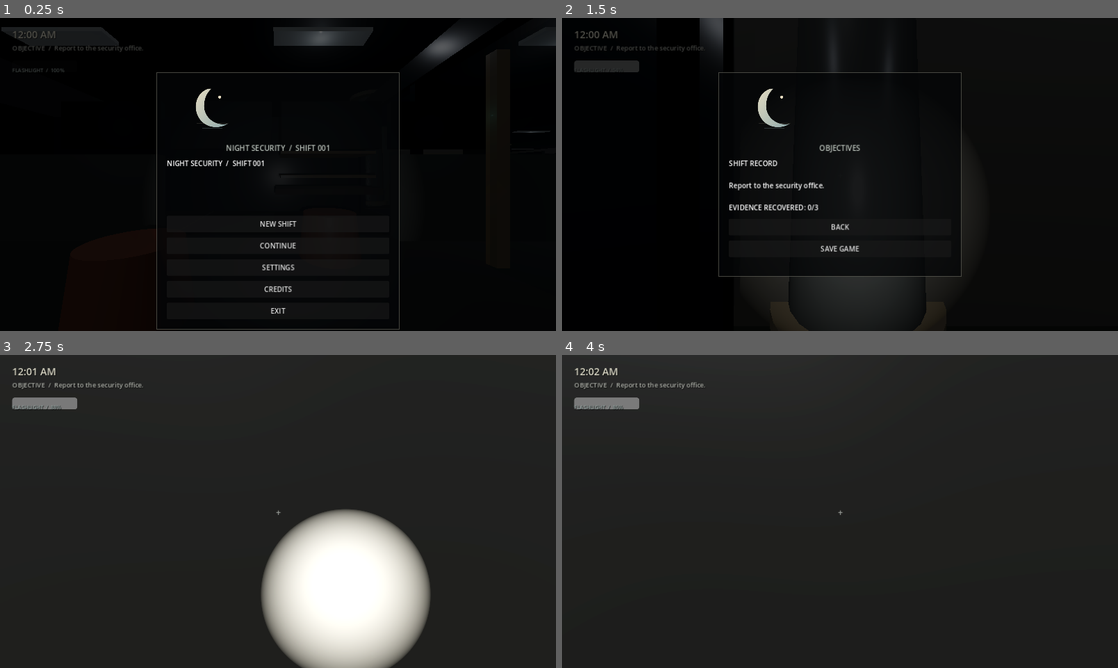
Above: before the commit, frames 1-4 (two rows, left to right).
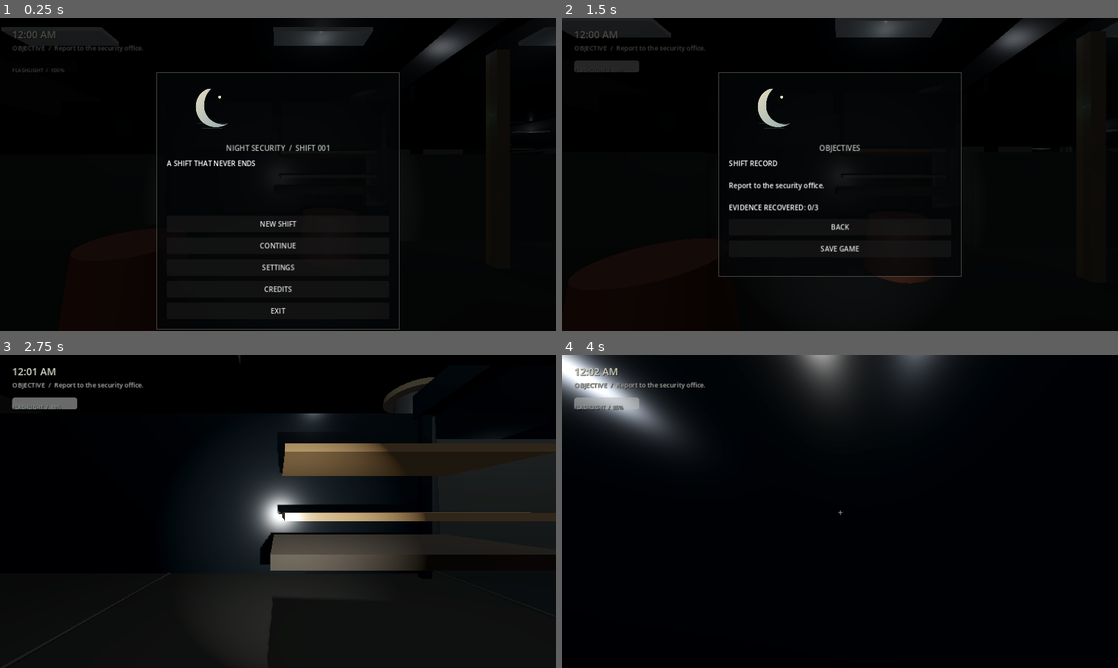
Above: after the commit, the same moments.

Repository: dontcare-dev/AFTER-HOURS
Game: Godot game, scene res://scenes/main.tscn
The game is run twice, just before and just after one commit, with the same random seed, the same clock (stepped at 60 frames per second) and the same inputs.
Inputs (mouse positions are in pixels of both pictures, inside the frame that each line leads up to):
- Up to frame 1 (0.25 s): no input
- Up to frame 2 (1.5 s): click "NEW SHIFT" at 0.5 s; tap Enter (objectives) at 1.25 s; move the mouse to (834, 180) at 1.27 s; hold W (move_forward) from 1.28 s (still down); hold E (interact) from 1.28 s (still down)
- Up to frame 3 (2.75 s): release W (move_forward) at 2 s; release E (interact) at 2 s; click "BACK" at 2 s
- Up to frame 4 (4 s): tap Space at 2.75 s; move the mouse to (878, 514) at 2.77 s; hold W (move_forward) from 2.78 s (still down); tap Ctrl (crouch) at 2.85 s; tap E (interact) at 3.05, 3.8 s; move the mouse to (795, 508) at 3.52 s; hold F (flashlight) from 3.53 s (still down)

The runs differ from the first frame. In frame 1, 0.3% of the frame differs, in the area x 30-97%, y 32-48%; in frame 2, 3.6%; in frame 3, 60%; in frame 4, 92%, in the area x 0-100%, y 0-100%.
Error in both runs: Invalid access to property or key 'shape' on a base object of type 'null instance'. (res://scripts/player.gd:61)

Commit message:
Add skylight architecture and refine custom title screen

Diff:
--- a/scripts/game.gd
+++ b/scripts/game.gd
@@ -126,7 +126,13 @@
 	var tile_mat = material(Color(0.28, 0.28, 0.26), 0.12)
 	var ceiling_mat = material(Color(0.13, 0.14, 0.14))
 	box(mall, Vector3(0, -0.25, 0), Vector3(42, 0.5, 58), floor_mat, true)
-	box(mall, Vector3(0, 6.2, 0), Vector3(42, 0.5, 58), ceiling_mat, false)
+	box(mall, Vector3(-12.0, 6.2, 0), Vector3(18.0, 0.5, 58), ceiling_mat, false)
+	var skylight_material = material(Color(0.09, 0.13, 0.15, 0.24), 0.12, 0.08)
+	skylight_material.transparency = BaseMaterial3D.TRANSPARENCY_ALPHA
+	box(mall, Vector3(0, 6.2, 0), Vector3(6.0, 0.16, 58), skylight_material, false)
+	box(mall, Vector3(12.0, 6.2, 0), Vector3(18.0, 0.5, 58), ceiling_mat, false)
+	for z in range(-27, 29, 6):
+		box(mall, Vector3(0, 6.1, z), Vector3(6.2, 0.12, 0.12), material(Color(0.36, 0.38, 0.37), 0.24), false)
 	box(mall, Vector3(-21, 3, 0), Vector3(0.5, 6, 58), wall_mat, true)
 	box(mall, Vector3(21, 3, 0), Vector3(0.5, 6, 58), wall_mat, true)
 	box(mall, Vector3(0, 3, -29), Vector3(42, 6, 0.5), wall_mat, true)
@@ -778,7 +784,7 @@
 	paused = true
 	Input.mouse_mode = Input.MOUSE_MODE_VISIBLE
 	overlay.visible = true
-	show_menu("AFTERHOURS", [["NEW SHIFT", "new"], ["CONTINUE", "load"], ["SETTINGS", "settings"], ["CREDITS", "credits"], ["EXIT", "exit"]], "NIGHT SECURITY  /  SHIFT 001")
+	show_menu("AFTERHOURS", [["NEW SHIFT", "new"], ["CONTINUE", "load"], ["SETTINGS", "settings"], ["CREDITS", "credits"], ["EXIT", "exit"]], "A SHIFT THAT NEVER ENDS")
 
 func open_pause():
 	paused = true
@@ -850,7 +856,7 @@
 			discovered.clear()
 			decisions.clear()
 			event_flags.clear()
-			player.position = Vector3(-13, 0.1, 21.5)
+			player.position = Vector3(-13 * WORLD_SCALE, 0.1, 21.5 * WORLD_SCALE)
 			if is_instance_valid(haunting):
 				haunting.reset_hunt()
 			set_objective("Report to the security office.")
